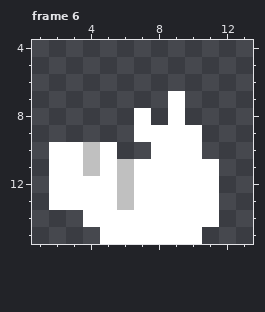
Pixel-art file: Aseprite/Character/Roll/Roll.aseprite. The picture above is the old version.
16x16 pixels, 9 frames. Shown: frame 6: x 1..13, y 4..15. The commit also changed other frames, which this record leaves out.
Now the later version:
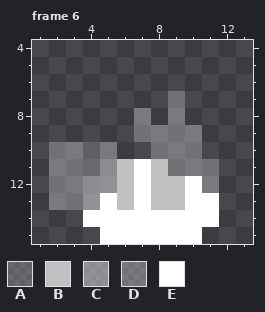
Palette (. is transparent): A #c0c0c046  B #c0c0c0  C #e5e5e579  D #ffffff46  E #ffffff
Changes in this commit:
layer "Body" opacity 100% -> 27%
layer "Head" opacity 100% -> 27%
layer "Body.HeavyArmor" now shown
--- frame 6
@@ x 1..13 @@
  6 .............
- 7 ........E....
- 8 ......E.E....
- 9 ......EEEE...
-10 .EEBE..EEE...
-11 .EEBEBEEEEE..
-12 .EEEEBEEEEE..
-13 .EEEEBEEEEE..
+ 7 ........D....
+ 8 ......D.D....
+ 9 ......DDDD...
+10 .DDAD..DDD...
+11 .DDACBEBDDD..
+12 .DDCCBEBBED..
+13 .DDCEBEBBEE..
 14 ...EEEEEEEE..
